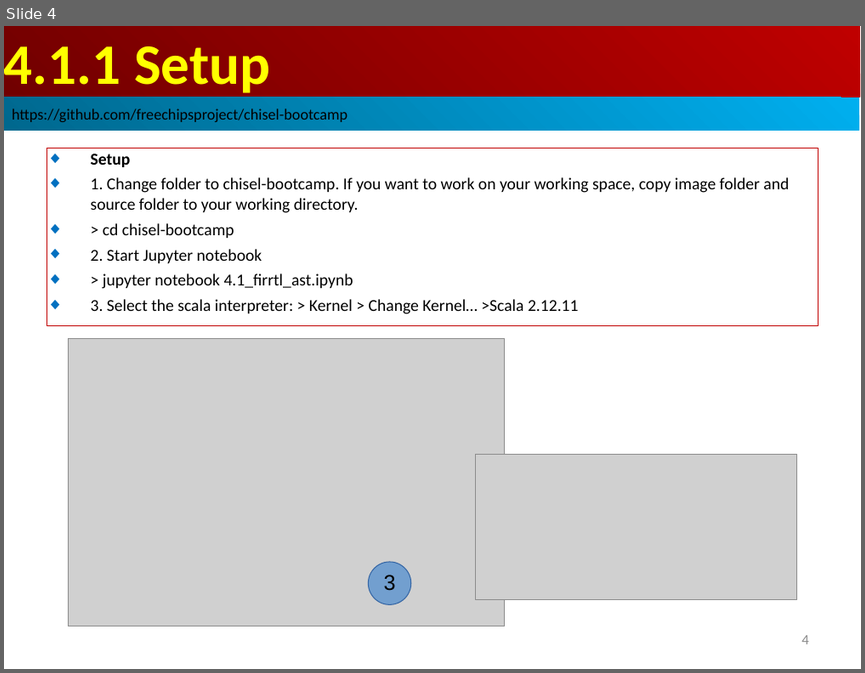
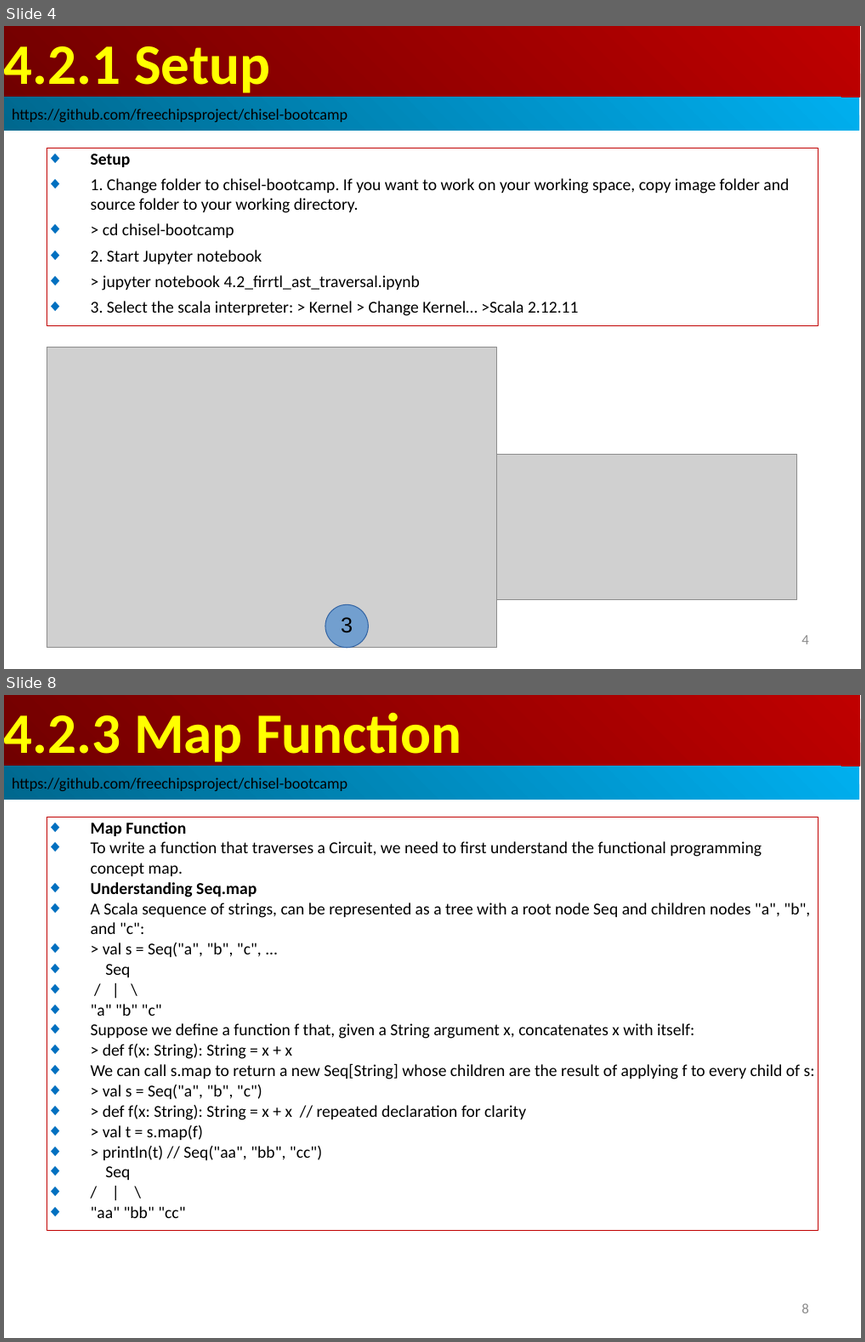
Before and after one commit to peterhchen/AIU_CS800_Chisel, a slide deck: 300_UCB_BC/004.2_Traverse_AST/000_Video/004.2_Traverse_AST.ppt. Shown one above the other, each under a label of ours: slide 4 before the commit, slides 4 and 8 after it; the slides between them are not shown. The pictures are 865x673 and 865x1342 pixels, drawn with LibreOffice and Linux fonts; fonts in the diff are those of the drawing; grey boxes stand for pictures. Boxes give left, top, right and bottom in pixels: in the first picture for what was removed or moved away, otherwise in the second. Text is boxed around its words. In the diff, an @@ line names an element or a change of style, - is before the commit and + after.

```diff
--- a/300_UCB_BC/004.2_Traverse_AST/000_Video/004.2_Traverse_AST.ppt
+++ b/300_UCB_BC/004.2_Traverse_AST/000_Video/004.2_Traverse_AST.ppt
@@ slide 8 added at [4,695,861,1338], background #FFFFFF @@
@@ rectangle added at [4,695,860,766], fill gradient #BF0000 to #710000, 48 pt, text #FFFF00, bold @@
+4.2.3 Map Function
@@ rectangle added at [4,766,859,800], fill gradient #00AFEF to #00688E, 13 pt, text #000000 @@
+https://github.com/freechipsproject/chisel-bootcamp
@@ rectangle added at [46,817,818,1231], outline #C00000 0.74 pt, 14 pt, text #000000 @@
+◆ Map Function
+◆ To write a function that traverses a Circuit, we need to first understand the functional programming concept map.
+◆ Understanding Seq.map
+◆ A Scala sequence of strings, can be represented as a tree with a root node Seq and children nodes "a", "b", and "c":
+◆ > val s = Seq("a", "b", "c", ...
+◆ Seq
+◆ / | \
+◆ "a" "b" "c"
+◆ Suppose we define a function f that, given a String argument x, concatenates x with itself:
+◆ > def f(x: String): String = x + x
+◆ We can call s.map to return a new Seq[String] whose children are the result of applying f to every child of s:
+◆ > val s = Seq("a", "b", "c")
+◆ > def f(x: String): String = x + x // repeated declaration for clarity
+◆ > val t = s.map(f)
+◆ > println(t) // Seq("aa", "bb", "cc")
+◆ Seq
+◆ / | \
+◆ "aa" "bb" "cc"
@@ page number added at [801,1303,808,1313], 12 pt, text #8B8B8B @@
+8
@@ slide 4 changed as well @@
@@ text in rectangle at [4,46,270,98]: text changed @@
-4.1.1 Setup
+4.2.1 Setup
@@ text in rectangle at [103,275,420,290]: text changed @@
-◆ > jupyter notebook 4.1_firrtl_ast.ipynb
+◆ > jupyter notebook 4.2_firrtl_ast_traversal.ipynb
@@ picture: place and size @@
-picture at [69,339,505,626]
+picture at [46,346,497,647]
@@ ellipse "3": place and size @@
-ellipse "3" at [368,562,411,604]
+ellipse "3" at [325,604,368,647]
```
Also in this commit, not shown: 2 other slides changed, 9 other slides added, 2 slides removed.
